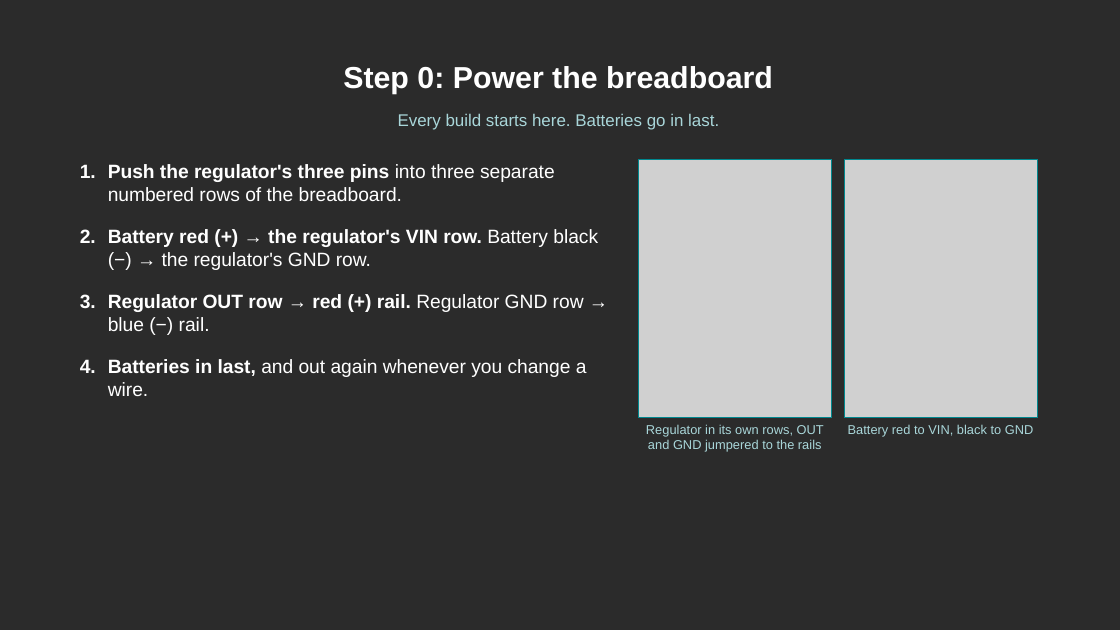
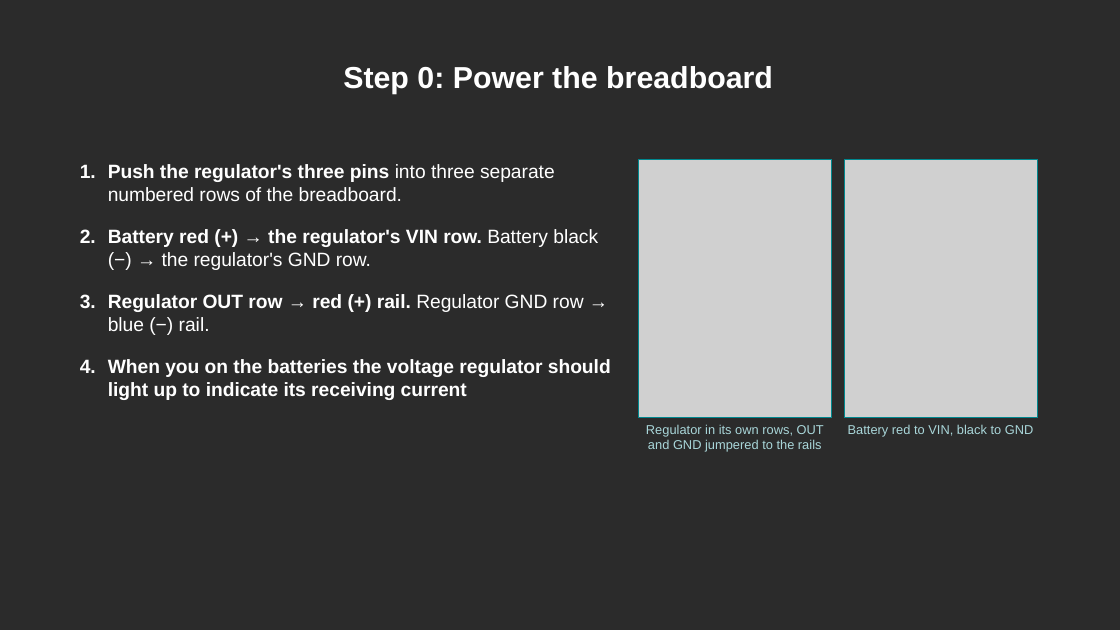
Before and after one commit to Robotics-Society-UoN/workshops, a slide deck: slide 8 of 2026-10-21-sensors/sensors_slides.pptx. Drawn at 1120x630 pixels with LibreOffice and Linux fonts; fonts in the diff are those of the drawing; grey boxes stand for pictures; background and template pictures are left out; a plain dark background stands for a picture behind light text. Boxes give left, top, right and bottom in pixels: in the first picture for what was removed or moved away, otherwise in the second. Text is boxed around its words. In the diff, an @@ line names an element or a change of style, - is before the commit and + after.

```diff
--- a/2026-10-21-sensors/sensors_slides.pptx
+++ b/2026-10-21-sensors/sensors_slides.pptx
@@ text removed at [398,113,719,130] @@
-Every build starts here. Batteries go in last.
@@ text at [108,359,611,400]: text changed; bold on @@
-4. Batteries in last, and out again whenever you change a wire.
+4. When you on the batteries the voltage regulator should light up to indicate its receiving current
```
Also in this commit, not shown: 3 other slides changed.
